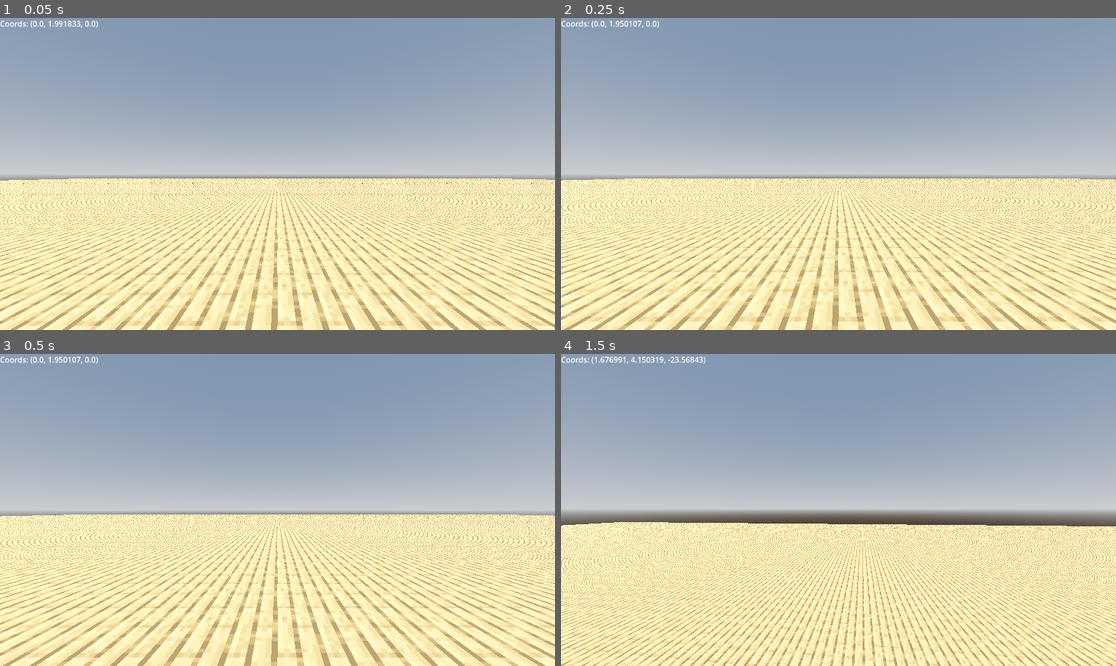
Above: before the commit, frames 1-4 (two rows, left to right).
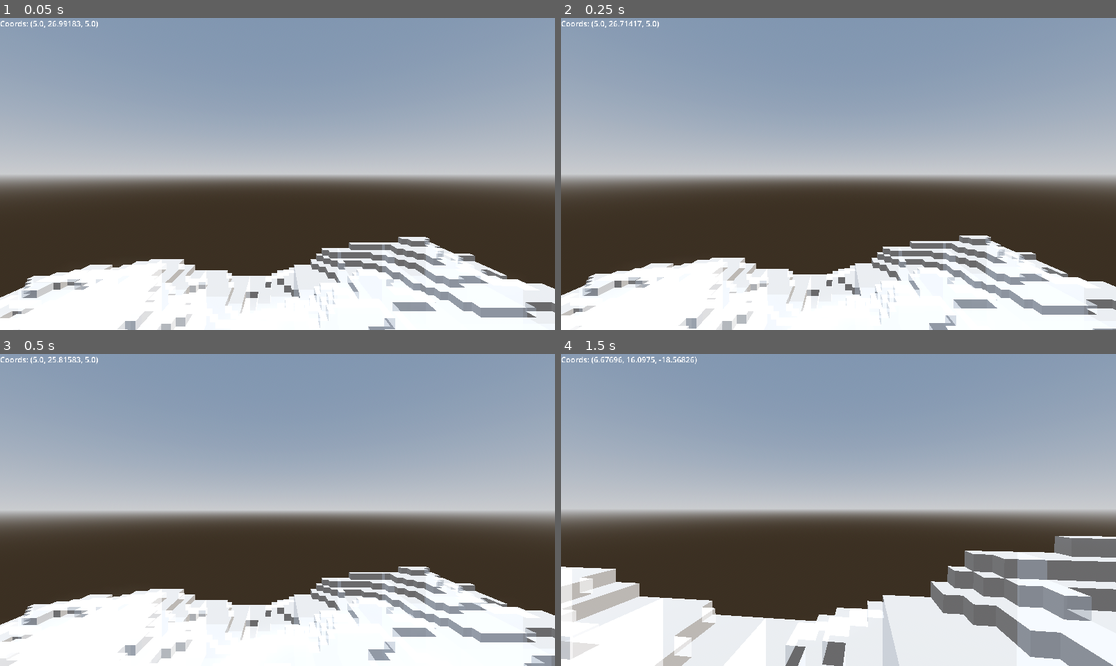
Above: after the commit, the same moments.

Repository: uncellon/voxel-craft
Game: Godot game, scene res://scenes/world.tscn
Two runs of this game, one before a commit and one after it. Both use one fixed random seed, a clock stepped at 60 frames per second and the inputs below.
Inputs (mouse positions are in pixels of both pictures, inside the frame that each line leads up to):
- Up to frame 1 (0.05 s): no input
- Up to frame 2 (0.25 s): no input
- Up to frame 3 (0.5 s): no input
- Up to frame 4 (1.5 s): move the mouse to (866, 510) at 0.52 s; hold W (move_forward) from 0.53 s (still down); click (866, 510) at 0.6 s; tap Space (jump) at 0.77 s; move the mouse to (810, 510) at 1.27 s; right-click (810, 510) at 1.35 s

The runs differ from the first frame. In frame 1, 49% of the frame differs, in the area x 0-100%, y 0-100%; in frame 2, 49%; in frame 3, 49%; in frame 4, 46%.

Commit message:
Refactor chunk.gd

Diff:
--- /dev/null
+++ b/assets/blocks/grass.tres
@@ -0,0 +1,49 @@
+[gd_resource type="Resource" script_class="BlockResource" load_steps=3 format=3 uid="uid://5bsduvdxvc34"]
+
+[ext_resource type="Material" uid="uid://d16agowk4lelx" path="res://assets/materials/grass.tres" id="1_t20kv"]
+[ext_resource type="Script" uid="uid://ex8d00vqv502" path="res://scripts/block_resource.gd" id="2_1wjr3"]
+
+[resource]
+script = ExtResource("2_1wjr3")
+id = 1
+name = "grass"
+texcoords = {
+"back_face": {
+"bottom_left": Vector2(0.33, 1),
+"bottom_right": Vector2(0.67, 1),
+"top_left": Vector2(0.33, 0),
+"top_right": Vector2(0.67, 0)
+},
+"bottom_face": {
+"bottom_left": Vector2(0.67, 1),
+"bottom_right": Vector2(1, 1),
+"top_left": Vector2(0.67, 0),
+"top_right": Vector2(1, 0)
+},
+"front_face": {
+"bottom_left": Vector2(0.33, 1),
+"bottom_right": Vector2(0.67, 1),
+"top_left": Vector2(0.33, 0),
+"top_right": Vector2(0.67, 0)
+},
+"left_face": {
+"bottom_left": Vector2(0.33, 1),
+"bottom_right": Vector2(0.67, 1),
+"top_left": Vector2(0.33, 0),
+"top_right": Vector2(0.67, 0)
+},
+"right_face": {
+"bottom_left": Vector2(0.33, 1),
+"bottom_right": Vector2(0.67, 1),
+"top_left": Vector2(0.33, 0),
+"top_right": Vector2(0.67, 0)
+},
+"top_face": {
+"bottom_left": Vector2(0, 1),
+"bottom_right": Vector2(0.33, 1),
+"top_left": Vector2(0, 0),
+"top_right": Vector2(0.33, 0)
+}
+}
+material = ExtResource("1_t20kv")
+metadata/_custom_type_script = "uid://ex8d00vqv502"
--- a/assets/blocks/planks.tres
+++ b/assets/blocks/planks.tres
@@ -7,7 +7,16 @@
 script = ExtResource("2_3lcpy")
 id = 0
 name = "planks"
+texcoords = {
+"back": Vector2(0, 0),
+"bottom": Vector2(0, 0),
+"front": Vector2(0, 0),
+"left": Vector2(0, 0),
+"right": Vector2(0, 0),
+"top_face": {
+"top_left": Vector2(0, 0),
+"top_right": Vector2(0, 1)
+}
+}
 material = ExtResource("1_6b0yt")
-is_collidable = true
-is_transparent = false
 metadata/_custom_type_script = "uid://ex8d00vqv502"
--- /dev/null
+++ b/assets/materials/debug.tres
@@ -0,0 +1,6 @@
+[gd_resource type="StandardMaterial3D" format=3 uid="uid://s7214bal7bbr"]
+
+[resource]
+transparency = 1
+albedo_color = Color(1, 1, 1, 0.501961)
+texture_filter = 0
--- /dev/null
+++ b/assets/materials/grass.tres
@@ -0,0 +1,7 @@
+[gd_resource type="StandardMaterial3D" load_steps=2 format=3 uid="uid://d16agowk4lelx"]
+
+[ext_resource type="Texture2D" uid="uid://eykantxjntey" path="res://assets/textures/grass.png" id="1_prref"]
+
+[resource]
+albedo_texture = ExtResource("1_prref")
+texture_filter = 0
--- a/project.godot
+++ b/project.godot
@@ -52,3 +52,7 @@
 "events": [Object(InputEventMouseButton,"resource_local_to_scene":false,"resource_name":"","device":-1,"window_id":0,"a …(253 unchanged characters)…
 ]
 }
+
+[rendering]
+
+textures/canvas_textures/default_texture_filter=0
--- a/scenes/world.tscn
+++ b/scenes/world.tscn
@@ -27,14 +27,15 @@
 shadow_enabled = true
 
 [node name="Player" parent="." instance=ExtResource("1_nnsk1")]
-transform = Transform3D(1, 0, 0, 0, 1, 0, 0, 0, 1, 0, 1, 0)
+transform = Transform3D(1, 0, 0, 0, 1, 0, 0, 0, 1, 5, 1, 5)
 
 [node name="CSGBox3D" type="CSGBox3D" parent="."]
-transform = Transform3D(10, 0, 0, 0, 1, 0, 0, 0, 10, 0, -0.5, 0)
+transform = Transform3D(10, 0, 0, 0, 1, 0, 0, 0, 10, 5, -0.5, 5)
 use_collision = true
 
 [node name="DebugUI" parent="." instance=ExtResource("2_rwgxs")]
 mouse_filter = 1
 
 [node name="ChunkManager" parent="." node_paths=PackedStringArray("player") instance=ExtResource("3_4wyf3")]
+radius = 4
 player = NodePath("../Player")
--- a/scripts/block_resource.gd
+++ b/scripts/block_resource.gd
@@ -11,14 +11,44 @@
 
 @export var id: int
 @export var name: String
-#@export var textures: Dictionary = {
-	#"top": Vector2(0, 0),
-	#"bottom": Vector2(0, 0),
-	#"left": Vector2(0, 0),
-	#"right": Vector2(0, 0),
-	#"front": Vector2(0, 0),
-	#"back": Vector2(0, 0)
-#}
+@export var texcoords: Dictionary = {
+	"top_face": {
+		"top_left": Vector2(0, 0),
+		"top_right": Vector2(0, 1.0),
+		"bottom_left": Vector2(1.0, 0),
+		"bottom_right": Vector2(1.0, 1.0)
+	},
+	"bottom_face": {
+		"top_left": Vector2(0, 0),
+		"top_right": Vector2(0, 1.0),
+		"bottom_left": Vector2(1.0, 0),
+		"bottom_right": Vector2(1.0, 1.0)
+	},
+	"left_face": {
+		"top_left": Vector2(0, 0),
+		"top_right": Vector2(0, 1.0),
+		"bottom_left": Vector2(1.0, 0),
+		"bottom_right": Vector2(1.0, 1.0)
+	},
+	"right_face": {
+		"top_left": Vector2(0, 0),
+		"top_right": Vector2(0, 1.0),
+		"bottom_left": Vector2(1.0, 0),
+		"bottom_right": Vector2(1.0, 1.0)
+	},
+	"front_face": {
+		"top_left": Vector2(0, 0),
+		"top_right": Vector2(0, 1.0),
+		"bottom_left": Vector2(1.0, 0),
+		"bottom_right": Vector2(1.0, 1.0)
+	},
+	"back_face": {
+		"top_left": Vector2(0, 0),
+		"top_right": Vector2(0, 1.0),
+		"bottom_left": Vector2(1.0, 0),
+		"bottom_right": Vector2(1.0, 1.0)
+	}
+}
 @export var material: Material
 # TO-DO
 #@export var is_collidable: bool = true
--- /dev/null
+++ b/scripts/blocks_dictionary.gd
@@ -0,0 +1,47 @@
+class_name BlocksDictionary extends RefCounted
+
+enum Id {
+	AIR,
+	GRASS,
+	PLANKS
+}
+
+enum Side {
+	TOP,
+	BOTTOM,
+	LEFT,
+	RIGHT,
+	FRONT,
+	BACK
+}
+
+const BLOCKS = {
+	Id.GRASS: {
+		"material_path": "res://assets/materials/debug.tres",
+		"uvs": {
+			Side.TOP: [0.0, 0.0, 1.0, 1.0],
+			Side.BOTTOM: [0.0, 0.0, 1.0, 1.0],
+			Side.LEFT: [0.0, 0.0, 1.0, 1.0],
+			Side.RIGHT: [0.0, 0.0, 1.0, 1.0],
+			Side.FRONT: [0.0, 0.0, 1.0, 1.0],
+			Side.BACK: [0.0, 0.0, 1.0, 1.0],
+		}
+	},
+	Id.PLANKS: {
+		"material_path": "res://assets/materials/planks.tres",
+		"uvs": {
+			Side.TOP: [0.0, 0.0, 1.0, 1.0],
+			Side.BOTTOM: [0.0, 0.0, 1.0, 1.0],
+			Side.LEFT: [0.0, 0.0, 1.0, 1.0],
+			Side.RIGHT: [0.0, 0.0, 1.0, 1.0],
+			Side.FRONT: [0.0, 0.0, 1.0, 1.0],
+			Side.BACK: [0.0, 0.0, 1.0, 1.0],
+		}
+	}
+}
+
+static func get_uvs(id: BlocksDictionary.Id, side: BlocksDictionary.Side) -> Array:
+	return BLOCKS[id]["uvs"][side]
+
+static func get_material_path(id: BlocksDictionary.Id) -> String:
+	return BLOCKS[id]["material_path"]
--- a/scripts/chunk.gd
+++ b/scripts/chunk.gd
@@ -1,6 +1,5 @@
 class_name Chunk extends StaticBody3D
 
-# Single block vertices
 const VERTICES = [
 	Vector3i(0, 0, 0),
 	Vector3i(1, 0, 0),
@@ -13,79 +12,115 @@
 ]
 
 # Faces vertices painting order
-const TOP_FACE = [2, 3, 7, 6]
+const TOP_FACE    = [2, 3, 7, 6]
 const BOTTOM_FACE = [0, 4, 5, 1]
-const LEFT_FACE = [6, 4, 0, 2]
-const RIGHT_FACE = [3, 1, 5, 7]
-const FRONT_FACE = [7, 5, 4, 6]
-const BACK_FACE = [2, 0, 1, 3]
+const LEFT_FACE   = [6, 4, 0, 2]
+const RIGHT_FACE  = [3, 1, 5, 7]
+const FRONT_FACE  = [7, 5, 4, 6]
+const BACK_FACE   = [2, 0, 1, 3]
 
+# const DIMENSIONS = Vector3i(32, 128, 32)
 const DIMENSIONS = Vector3i(8, 64, 8)
 
 @export var chunk_position: Vector2i
+@export var chunk_generator: ChunkGenerator
 
 var collision_shape_3d = CollisionShape3D.new()
 var mesh_instance_3d = MeshInstance3D.new()
 var surface_tool: SurfaceTool = SurfaceTool.new()
-var blocks: Array
-var chunk_generator = FlatChunkGenerator.new()
+var block_ids # Three-dimensional array of block Ids
+
+func _init() -> void:
+	# Resize block_ids array
+	block_ids = []
+	block_ids.resize(DIMENSIONS.x)
+	for x in DIMENSIONS.x:
+		block_ids[x] = []
+		block_ids[x].resize(DIMENSIONS.y)
+		for y in DIMENSIONS.y:
+			block_ids[x][y] = []
+			block_ids[x][y].resize(DIMENSIONS.z)
+
 
 func _ready() -> void:
-	pass
-
-func init() -> void:
-	# Prepare blocks array
-	blocks = []
-	blocks.resize(DIMENSIONS.x)
-	for x in DIMENSIONS.x:
-		blocks[x] = []
-		blocks[x].resize(DIMENSIONS.y)
-		for y in DIMENSIONS.y:
-			blocks[x][y] = []
-			blocks[x][y].resize(DIMENSIONS.z)
-
 	add_child(collision_shape_3d)
 	add_child(mesh_instance_3d)
 
-	generate()
-	update()
+func fill_and_draw_RENAME_THIS() -> void:
+	fill()
+	draw()
 
-func generate() -> void:
+func fill() -> void:
 	for x in range(DIMENSIONS.x):
 		for y in range(DIMENSIONS.y):
 			for z in range(DIMENSIONS.z):
-				blocks[x][y][z] = chunk_generator.calc_block(Vector3i(x, y, z))
+				block_ids[x][y][z] = chunk_generator.get_block_id(calc_world_pos_by_chunk_pos(Vector3i(x, y, z)))
 
-func update() -> void:
+func draw() -> void:
 	surface_tool.begin(Mesh.PRIMITIVE_TRIANGLES)
+
 	for x in range(DIMENSIONS.x):
 		for y in range(DIMENSIONS.y):
 			for z in range(DIMENSIONS.z):
-				if blocks[x][y][z] != null:
-					create_block(Vector3i(chunk_position.x * DIMENSIONS.x + x, y, chunk_position.y * DIMENSIONS.z + z))
-					surface_tool.set_material(blocks[x][y][z].material)
+				if block_ids[x][y][z] != BlocksDictionary.Id.AIR:
+					draw_block(
+						Vector3i(x, y, z),
+						Vector3i(chunk_position.x * DIMENSIONS.x + x, y, chunk_position.y * DIMENSIONS.z + z),
+						block_ids[x][y][z]
+		 			)
+
+					# Load material
+					var material_path = BlocksDictionary.get_material_path(block_ids[x][y][z])
+					if ResourceLoader.exists(material_path):
+						surface_tool.set_material(ResourceLoader.load(material_path))
+
 	var mesh = surface_tool.commit()
+
+	# Apply mesh and generate collision shape
 	mesh_instance_3d.mesh = mesh
 	collision_shape_3d.shape = mesh.create_trimesh_shape()
 
-func create_block(block_position: Vector3i) -> void:
-	create_face(TOP_FACE, block_position)
-	create_face(BOTTOM_FACE, block_position)
-	create_face(LEFT_FACE, block_position)
-	create_face(RIGHT_FACE, block_position)
-	create_face(FRONT_FACE, block_position)
-	create_face(BACK_FACE, block_position)
+func draw_block(block_pos_chunk: Vector3i, block_pos_world: Vector3i, block_id: BlocksDictionary.Id) -> void:
+	if is_transparent(block_pos_chunk.x, block_pos_chunk.y + 1, block_pos_chunk.z):
+		draw_face(TOP_FACE, block_pos_world, BlocksDictionary.get_uvs(block_id, BlocksDictionary.Side.TOP))
 
-func create_face(face: Array, block_position: Vector3i) -> void:
-	var a: Vector3 = VERTICES[face[0]] + block_position
-	var b: Vector3 = VERTICES[face[1]] + block_position
-	var c: Vector3 = VERTICES[face[2]] + block_position
-	var d: Vector3 = VERTICES[face[3]] + block_position
+	if is_transparent(block_pos_chunk.x, block_pos_chunk.y - 1, block_pos_chunk.z):
+		draw_face(BOTTOM_FACE, block_pos_world, BlocksDictionary.get_uvs(block_id, BlocksDictionary.Side.BOTTOM))
 
-	var uv_a = Vector2(0, 0)
-	var uv_b = Vector2(0, 1.0)
-	var uv_c = Vector2(1.0, 1.0)
-	var uv_d = Vector2(1.0, 0)
+	if is_transparent(block_pos_chunk.x - 1, block_pos_chunk.y, block_pos_chunk.z):
+		draw_face(LEFT_FACE, block_pos_world, BlocksDictionary.get_uvs(block_id, BlocksDictionary.Side.LEFT))
+
+	if is_transparent(block_pos_chunk.x + 1, block_pos_chunk.y, block_pos_chunk.z):
+		draw_face(RIGHT_FACE, block_pos_world, BlocksDictionary.get_uvs(block_id, BlocksDictionary.Side.RIGHT))
+
+	if is_transparent(block_pos_chunk.x, block_pos_chunk.y, block_pos_chunk.z + 1):
+		draw_face(FRONT_FACE, block_pos_world, BlocksDictionary.get_uvs(block_id, BlocksDictionary.Side.FRONT))
+
+	if is_transparent(block_pos_chunk.x, block_pos_chunk.y, block_pos_chunk.z - 1):
+		draw_face(BACK_FACE, block_pos_world, BlocksDictionary.get_uvs(block_id, BlocksDictionary.Side.BACK))
+
+func is_transparent(x, y, z) -> bool:
+	if  x >= 0 and x < DIMENSIONS.x and \
+		y >= 0 and y < DIMENSIONS.y and \
+		z >= 0 and z < DIMENSIONS.z:
+		return block_ids[x][y][z] == BlocksDictionary.Id.AIR # And some glass blocks in the future
+	return true
+
+func draw_face(face: Array, block_pos_world: Vector3i, texcoords: Array) -> void:
+	# A -- D
+	# | \  | Drawing order
+	# |  \ |
+	# B -- C
+
+	var a: Vector3 = VERTICES[face[0]] + block_pos_world
+	var b: Vector3 = VERTICES[face[1]] + block_pos_world
+	var c: Vector3 = VERTICES[face[2]] + block_pos_world
+	var d: Vector3 = VERTICES[face[3]] + block_pos_world
+
+	var uv_a = Vector2(texcoords[0], texcoords[0])
+	var uv_b = Vector2(texcoords[0], texcoords[1])
+	var uv_c = Vector2(texcoords[1], texcoords[1])
+	var uv_d = Vector2(texcoords[1], texcoords[0])
 
 	# Calculate normals
 	var side_a = b - a
@@ -95,7 +130,8 @@
 	surface_tool.add_triangle_fan([a, b, c], [uv_a, uv_b, uv_c], [], [], [normal])
 	surface_tool.add_triangle_fan([a, c, d], [uv_a, uv_c, uv_d], [], [], [normal])
 
-func is_block(block_position: Vector3i) -> bool:
-	if blocks[block_position.x][block_position.y][block_position.z]:
-		return true
-	return false
+func is_solid(block_position: Vector3i) -> bool:
+	return block_ids[block_position.x][block_position.y][block_position.z] != BlocksDictionary.Id.AIR
+
+func calc_world_pos_by_chunk_pos(input: Vector3i) -> Vector3i:
+	return Vector3i(chunk_position.x * DIMENSIONS.x + input.x, input.y, chunk_position.y * DIMENSIONS.z + input.z)
--- /dev/null
+++ b/scripts/chunk_generator.gd
@@ -0,0 +1,4 @@
+class_name ChunkGenerator extends Resource
+
+func get_block_id(_block_pos: Vector3i) -> BlocksDictionary.Id:
+	return BlocksDictionary.Id.AIR
--- a/scripts/chunk_generators/flat_chunk_generator.gd
+++ b/scripts/chunk_generators/flat_chunk_generator.gd
@@ -1,7 +1,6 @@
-class_name FlatChunkGenerator extends Resource
+class_name FlatChunkGenerator extends ChunkGenerator
 
-func calc_block(block_position: Vector3i) -> BlockResource:
-	if block_position.y < 1:
-		return load("res://assets/blocks/planks.tres")
-		#var block = BlockResource.new()
-	return null
+func get_block_id(block_pos: Vector3i) -> BlocksDictionary.Id:
+	if block_pos.y < 1:
+		return BlocksDictionary.Id.GRASS
+	return BlocksDictionary.Id.AIR
--- /dev/null
+++ b/scripts/chunk_generators/perlin_noise_chunk_generator.gd
@@ -0,0 +1,11 @@
+class_name PerlinNoiseChunkGenerator extends ChunkGenerator
+
+const NOISE_FACTOR = 16
+
+var noise = FastNoiseLite.new()
+
+func get_block_id(block_pos: Vector3i) -> BlocksDictionary.Id:
+	var current_noise = 1 + NOISE_FACTOR + noise.get_noise_2d(block_pos.x, block_pos.z) * NOISE_FACTOR
+	if block_pos.y < current_noise:
+		return BlocksDictionary.Id.GRASS
+	return BlocksDictionary.Id.AIR
--- a/scenes/chunk_loader.gd
+++ b/scripts/chunk_loader.gd
@@ -12,6 +12,8 @@
 
 var chunk_positions_to_load_local = []
 var loaded_chunks_local = []
+
+@export var chunk_create_strategy: Callable
 
 func _init() -> void:
 	thread.start(loop)
@@ -67,10 +69,11 @@
 
 		# Loading
 		for chunk_position_to_load in chunk_positions_to_load_local:
-			var chunk = Chunk.new()
-			chunk.chunk_position = chunk_position_to_load
-			chunk.init()
-			loaded_chunks_local.append(chunk)
+			#var chunk = Chunk.new()
+			#chunk.chunk_position = chunk_position_to_load
+			#chunk.init()
+			#loaded_chunks_local.append(chunk)
+			loaded_chunks_local.append(chunk_create_strategy.call(chunk_position_to_load))
 
 		# Copy loaded chunks into output queue
 		loaded_chunks_mtx.lock()
--- a/scripts/chunk_manager.gd
+++ b/scripts/chunk_manager.gd
@@ -7,36 +7,43 @@
 var loaded_chunks: Dictionary
 var chunk_loader = ChunkLoader.new()
 
+var chunk_generator = PerlinNoiseChunkGenerator.new()
+var chunk_create_strategy = func(chunk_position: Vector2i) -> Chunk:
+	var chunk = Chunk.new()
+	chunk.chunk_position = chunk_position
+	chunk.chunk_generator = chunk_generator
+	chunk.fill_and_draw_RENAME_THIS()
+	return chunk
+
 func _ready() -> void:
 	player_chunk_position = get_current_player_chunk_position()
 	#load_chunks_at_player()
+	chunk_loader.chunk_create_strategy = chunk_create_strategy
 
 	for x in range(-radius, radius + 1):
 		for z in range(-radius, radius + 1):
 			var chunk_position = player_chunk_position + Vector2i(x, z)
 			if loaded_chunks.has(chunk_position):
 				continue
-			var chunk = Chunk.new()
-			chunk.chunk_position = chunk_position
-			chunk.init()
+			var chunk = chunk_create_strategy.call(chunk_position)
 			loaded_chunks[chunk_position] = chunk
 			add_child(chunk)
 
 	# Check that player not stuck in current position
 	var current_chunk: Chunk = loaded_chunks[player_chunk_position]
-	var pcp = floor(player.position / 8)
-	for y in range(pcp.y, 64):
-		if current_chunk.is_block(Vector3i(
-			pcp.x - player_chunk_position.x * 8,
+	var pcp = floor(player.position / Chunk.DIMENSIONS.x)
+	for y in range(pcp.y, Chunk.DIMENSIONS.y):
+		if current_chunk.is_solid(Vector3i(
+			pcp.x - player_chunk_position.x * Chunk.DIMENSIONS.x,
 			y,
-			pcp.z - player_chunk_position.y * 8,
-		)) or current_chunk.is_block(Vector3i(
-			pcp.x - player_chunk_position.x * 8,
+			pcp.z - player_chunk_position.y * Chunk.DIMENSIONS.x,
+		)) or current_chunk.is_solid(Vector3i(
+			pcp.x - player_chunk_position.x * Chunk.DIMENSIONS.x,
 			y + 1,
-			pcp.z - player_chunk_position.y * 8,
+			pcp.z - player_chunk_position.y * Chunk.DIMENSIONS.x,
 		)):
 			continue
-		player.position.y = y + 1
+		player.position.y = y + 10
 		break
 
 func _process(_delta: float) -> void:
@@ -48,7 +55,7 @@
 
 func get_current_player_chunk_position() -> Vector2i:
 	# Warning: need to find way how to syncronize size of chunk
-	var pcp = floor(player.position / 8)
+	var pcp = floor(player.position / Chunk.DIMENSIONS.x)
 	return Vector2i(pcp.x, pcp.z)
 
 func load_chunks_at_player() -> void:
Binary file added: assets/textures/grass.png
Not shown, added: assets/textures/grass.png.import
Not shown, added: scripts/blocks_dictionary.gd.uid
Not shown, added: scripts/chunk_generator.gd.uid
Not shown, added: scripts/chunk_generators/perlin_noise_chunk_generator.gd.uid
Renamed: scenes/chunk_loader.gd.uid -> scripts/chunk_loader.gd.uid
